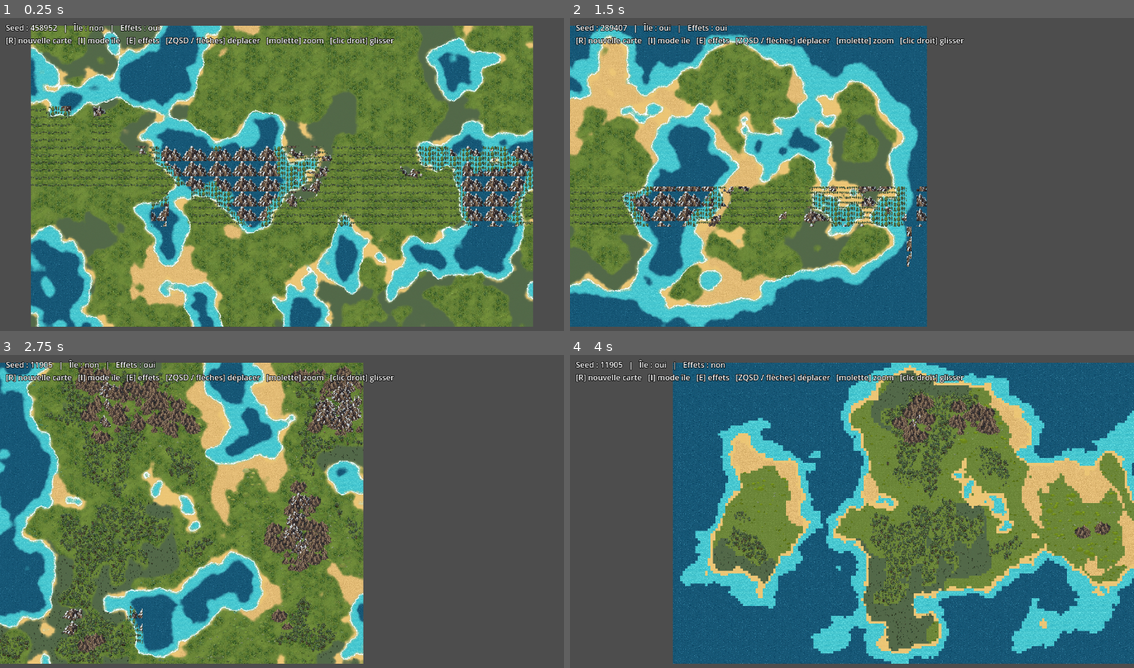
Above: before the commit, frames 1-4 (two rows, left to right).
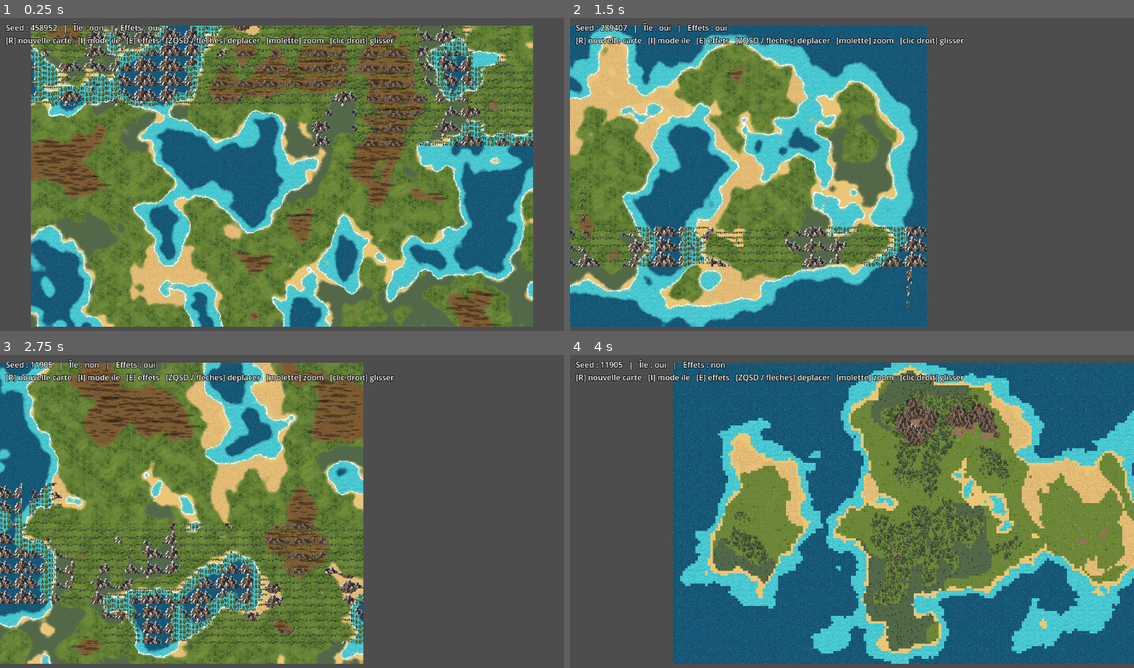
Above: after the commit, the same moments.

Repository: Poissecaille/Eden
Game: Godot game, scene res://main.tscn
Two runs of this game, one before a commit and one after it. Both use one fixed random seed, a clock stepped at 60 frames per second and the inputs below.
Inputs (mouse positions are in pixels of both pictures, inside the frame that each line leads up to):
- Up to frame 1 (0.25 s): no input
- Up to frame 2 (1.5 s): tap Enter at 0.5 s; move the mouse to (976, 161) at 0.52 s; hold D 0.53-1.25 s; tap R at 0.6 s; click (976, 161) at 0.67 s; tap I at 0.8 s; drag from (739, 193) to (823, 240) at 1.27 s
- Up to frame 3 (2.75 s): tap Space at 2 s; move the mouse to (338, 442) at 2.02 s; hold D from 2.03 s (still down); tap R at 2.1 s; click (338, 442) at 2.17 s; tap I at 2.3 s
- Up to frame 4 (4 s): release D at 2.75 s; drag from (823, 577) to (682, 464) at 2.77 s; tap Enter at 3.5 s; move the mouse to (1021, 561) at 3.52 s; hold A from 3.53 s (still down); tap E at 3.6 s; click (1021, 561) at 3.67 s; tap I at 3.8 s

The runs differ from the first frame. In frame 1, 26% of the frame differs, in the area x 5-95%, y 2-99%; in frame 2, 7.2%; in frame 3, 20%; in frame 4, 1.7%.

Commit message:
rocky shading and surface

Diff:
--- a/main.tscn
+++ b/main.tscn
@@ -118,10 +118,19 @@
 max_height = 0.88
 min_moisture = 0.0
 max_moisture = 1.01
-ground_biome = SubResource("Biome_plain")
-props = Array[int]([35, 35, 36, 36, 37])
+source_id = 4
+atlas_coords = Vector2i(0, 0)
+pattern_size = Vector2i(10, 6)
+extra_variants = Array[Vector2i]([Vector2i(10, 0), Vector2i(0, 6), Vector2i(10, 6)])
+props = Array[int]([35, 35, 36, 36])
 prop_density = 0.3
 prop_spacing = 0.35
+prop_spill_any = true
+ground_props = Array[int]([37])
+ground_prop_density = 0.3
+fringe_props = Array[int]([15, 16, 17, 18, 19, 20, 21, 22, 23, 24, 25, 31, 32, 33, 34])
+fringe_density = 0.6
+fringe_radius = 3
 
 [sub_resource type="Resource" id="Biome_snow"]
 script = ExtResource("3_biome")
@@ -130,10 +139,19 @@
 max_height = 1.01
 min_moisture = 0.0
 max_moisture = 1.01
-ground_biome = SubResource("Biome_plain")
-props = Array[int]([38, 38, 39, 39, 40])
+source_id = 4
+atlas_coords = Vector2i(0, 0)
+pattern_size = Vector2i(10, 6)
+extra_variants = Array[Vector2i]([Vector2i(10, 0), Vector2i(0, 6), Vector2i(10, 6)])
+props = Array[int]([38, 38, 39, 39])
 prop_density = 0.3
 prop_spacing = 0.4
+prop_spill_any = true
+ground_props = Array[int]([40])
+ground_prop_density = 0.3
+fringe_props = Array[int]([15, 16, 17, 18, 19, 20, 21, 22, 23, 24, 25, 31, 32, 33, 34])
+fringe_density = 0.6
+fringe_radius = 3
 
 [node name="World" type="Node2D" node_paths=PackedStringArray("ground", "info_label", "props")]
 script = ExtResource("1_world")
@@ -142,6 +160,7 @@
 props = NodePath("Props")
 foam_sea_biomes = Array[ExtResource("3_biome")]([SubResource("Biome_deep_water"), SubResource("Biome_water")])
 foam_strip = ExtResource("8_foam")
+foothill_biomes = Array[ExtResource("3_biome")]([SubResource("Biome_mountain"), SubResource("Biome_snow")])
 tile_size = 64
 biomes = Array[ExtResource("3_biome")]([SubResource("Biome_deep_water"), SubResource("Biome_water"), SubResource("Biome …(209 unchanged characters)…
 
@@ -153,7 +172,8 @@
 material = SubResource("PropsMaterial")
 script = ExtResource("5_props")
 texture = ExtResource("6_props_tex")
-regions = Array[Rect2i]([Rect2i(0, 0, 36, 43), Rect2i(38, 0, …(303 unchanged characters)…  Rect2i(843, 0, 48, 82), Rect2i(0, 148, 190, 128), Rect2i(192, 148, 140, 87), Rect2i(334, 148, 56, 30), Rect2i(392, 148, 98, 52), Rect2i(492, 148, 127, 64), Rect2i(621, 148, 138, 73), Rect2i(761, 148, 112, 62), Rect2i(875, 148, 116, 63), Rect2i(0, 278, 122, 70), Rect2i(124, 278, 127, 57), Rect2i(253, 278, 99, 50), Rect2i(354, 278, 92, 44), Rect2i(448, …(618 unchanged characters)…
+regions = Array[Rect2i]([Rect2i(0, 0, 36, 43), Rect2i(38, 0, …(303 unchanged characters)…  Rect2i(843, 0, 48, 82), Rect2i(0, 148, 64, 43), Rect2i(192, 148, 64, 40), Rect2i(334, 148, 56, 30), Rect2i(392, 148, 64, 34), Rect2i(492, 148, 64, 32), Rect2i(621, 148, 64, 34), Rect2i(761, 148, 64, 35), Rect2i(875, 148, 64, 35), Rect2i(0, 278, 64, 37), Rect2i(124, 278, 64, 29), Rect2i(253, 278, 64, 32), Rect2i(354, 278, 92, 44), Rect2i(448, …(618 unchanged characters)…
+shadowed = Array[int]([35, 36, 37, 38, 39, 40])
 ground_tinted = Array[int]([15, 16, 17, 18, 19, 20, 21, 22, 23, 24, 25, 26, 27, 28, 29, 30])
 
 [node name="Camera2D" type="Camera2D" parent="." node_paths=PackedStringArray("world")]
--- a/world/assets/terrain_tileset.tres
+++ b/world/assets/terrain_tileset.tres
@@ -1,9 +1,10 @@
-[gd_resource type="TileSet" load_steps=9 format=3 uid="uid://w603m8fnkfl7"]
+[gd_resource type="TileSet" load_steps=11 format=3 uid="uid://w603m8fnkfl7"]
 
 [ext_resource type="Texture2D" uid="uid://ni1ix6u0clyu" path="res://world/assets/grass_atlas.png" id="1_tex"]
 [ext_resource type="Texture2D" path="res://world/assets/desert_atlas.png" id="2_desert"]
 [ext_resource type="Texture2D" path="res://world/assets/swamp_atlas.png" id="3_swamp"]
 [ext_resource type="Texture2D" path="res://world/assets/water_atlas.png" id="4_water"]
+[ext_resource type="Texture2D" path="res://world/assets/rocky_atlas.png" id="5_rocky"]
 
 [sub_resource type="TileSetAtlasSource" id="TileSetAtlasSource_grass"]
 texture = ExtResource("1_tex")
@@ -1881,9 +1882,254 @@
 18:29/0 = 0
 19:29/0 = 0
 
+[sub_resource type="TileSetAtlasSource" id="TileSetAtlasSource_rocky"]
+texture = ExtResource("5_rocky")
+texture_region_size = Vector2i(64, 64)
+0:0/0 = 0
+1:0/0 = 0
+2:0/0 = 0
+3:0/0 = 0
+4:0/0 = 0
+5:0/0 = 0
+6:0/0 = 0
+7:0/0 = 0
+8:0/0 = 0
+9:0/0 = 0
+10:0/0 = 0
+11:0/0 = 0
+12:0/0 = 0
+13:0/0 = 0
+14:0/0 = 0
+15:0/0 = 0
+16:0/0 = 0
+17:0/0 = 0
+18:0/0 = 0
+19:0/0 = 0
+0:1/0 = 0
+1:1/0 = 0
+2:1/0 = 0
+3:1/0 = 0
+4:1/0 = 0
+5:1/0 = 0
+6:1/0 = 0
+7:1/0 = 0
+8:1/0 = 0
+9:1/0 = 0
+10:1/0 = 0
+11:1/0 = 0
+12:1/0 = 0
+13:1/0 = 0
+14:1/0 = 0
+15:1/0 = 0
+16:1/0 = 0
+17:1/0 = 0
+18:1/0 = 0
+19:1/0 = 0
+0:2/0 = 0
+1:2/0 = 0
+2:2/0 = 0
+3:2/0 = 0
+4:2/0 = 0
+5:2/0 = 0
+6:2/0 = 0
+7:2/0 = 0
+8:2/0 = 0
+9:2/0 = 0
+10:2/0 = 0
+11:2/0 = 0
+12:2/0 = 0
+13:2/0 = 0
+14:2/0 = 0
+15:2/0 = 0
+16:2/0 = 0
+17:2/0 = 0
+18:2/0 = 0
+19:2/0 = 0
+0:3/0 = 0
+1:3/0 = 0
+2:3/0 = 0
+3:3/0 = 0
+4:3/0 = 0
+5:3/0 = 0
+6:3/0 = 0
+7:3/0 = 0
+8:3/0 = 0
+9:3/0 = 0
+10:3/0 = 0
+11:3/0 = 0
+12:3/0 = 0
+13:3/0 = 0
+14:3/0 = 0
+15:3/0 = 0
+16:3/0 = 0
+17:3/0 = 0
+18:3/0 = 0
+19:3/0 = 0
+0:4/0 = 0
+1:4/0 = 0
+2:4/0 = 0
+3:4/0 = 0
+4:4/0 = 0
+5:4/0 = 0
+6:4/0 = 0
+7:4/0 = 0
+8:4/0 = 0
+9:4/0 = 0
+10:4/0 = 0
+11:4/0 = 0
+12:4/0 = 0
+13:4/0 = 0
+14:4/0 = 0
+15:4/0 = 0
+16:4/0 = 0
+17:4/0 = 0
+18:4/0 = 0
+19:4/0 = 0
+0:5/0 = 0
+1:5/0 = 0
+2:5/0 = 0
+3:5/0 = 0
+4:5/0 = 0
+5:5/0 = 0
+6:5/0 = 0
+7:5/0 = 0
+8:5/0 = 0
+9:5/0 = 0
+10:5/0 = 0
+11:5/0 = 0
+12:5/0 = 0
+13:5/0 = 0
+14:5/0 = 0
+15:5/0 = 0
+16:5/0 = 0
+17:5/0 = 0
+18:5/0 = 0
+19:5/0 = 0
+0:6/0 = 0
+1:6/0 = 0
+2:6/0 = 0
+3:6/0 = 0
+4:6/0 = 0
+5:6/0 = 0
+6:6/0 = 0
+7:6/0 = 0
+8:6/0 = 0
+9:6/0 = 0
+10:6/0 = 0
+11:6/0 = 0
+12:6/0 = 0
+13:6/0 = 0
+14:6/0 = 0
+15:6/0 = 0
+16:6/0 = 0
+17:6/0 = 0
+18:6/0 = 0
+19:6/0 = 0
+0:7/0 = 0
+1:7/0 = 0
+2:7/0 = 0
+3:7/0 = 0
+4:7/0 = 0
+5:7/0 = 0
+6:7/0 = 0
+7:7/0 = 0
+8:7/0 = 0
+9:7/0 = 0
+10:7/0 = 0
+11:7/0 = 0
+12:7/0 = 0
+13:7/0 = 0
+14:7/0 = 0
+15:7/0 = 0
+16:7/0 = 0
+17:7/0 = 0
+18:7/0 = 0
+19:7/0 = 0
+0:8/0 = 0
+1:8/0 = 0
+2:8/0 = 0
+3:8/0 = 0
+4:8/0 = 0
+5:8/0 = 0
+6:8/0 = 0
+7:8/0 = 0
+8:8/0 = 0
+9:8/0 = 0
+10:8/0 = 0
+11:8/0 = 0
+12:8/0 = 0
+13:8/0 = 0
+14:8/0 = 0
+15:8/0 = 0
+16:8/0 = 0
+17:8/0 = 0
+18:8/0 = 0
+19:8/0 = 0
+0:9/0 = 0
+1:9/0 = 0
+2:9/0 = 0
+3:9/0 = 0
+4:9/0 = 0
+5:9/0 = 0
+6:9/0 = 0
+7:9/0 = 0
+8:9/0 = 0
+9:9/0 = 0
+10:9/0 = 0
+11:9/0 = 0
+12:9/0 = 0
+13:9/0 = 0
+14:9/0 = 0
+15:9/0 = 0
+16:9/0 = 0
+17:9/0 = 0
+18:9/0 = 0
+19:9/0 = 0
+0:10/0 = 0
+1:10/0 = 0
+2:10/0 = 0
+3:10/0 = 0
+4:10/0 = 0
+5:10/0 = 0
+6:10/0 = 0
+7:10/0 = 0
+8:10/0 = 0
+9:10/0 = 0
+10:10/0 = 0
+11:10/0 = 0
+12:10/0 = 0
+13:10/0 = 0
+14:10/0 = 0
+15:10/0 = 0
+16:10/0 = 0
+17:10/0 = 0
+18:10/0 = 0
+19:10/0 = 0
+0:11/0 = 0
+1:11/0 = 0
+2:11/0 = 0
+3:11/0 = 0
+4:11/0 = 0
+5:11/0 = 0
+6:11/0 = 0
+7:11/0 = 0
+8:11/0 = 0
+9:11/0 = 0
+10:11/0 = 0
+11:11/0 = 0
+12:11/0 = 0
+13:11/0 = 0
+14:11/0 = 0
+15:11/0 = 0
+16:11/0 = 0
+17:11/0 = 0
+18:11/0 = 0
+19:11/0 = 0
+
 [resource]
 tile_size = Vector2i(64, 64)
 sources/0 = SubResource("TileSetAtlasSource_grass")
 sources/1 = SubResource("TileSetAtlasSource_desert")
 sources/2 = SubResource("TileSetAtlasSource_swamp")
 sources/3 = SubResource("TileSetAtlasSource_water")
+sources/4 = SubResource("TileSetAtlasSource_rocky")
--- a/world/biome.gd
+++ b/world/biome.gd
@@ -27,6 +27,8 @@
 #            chaque texture n'occupe que 5 x 2 tuiles (pattern_size = (5, 2)) en haut de son bloc.
 # Source 2 = swamp_atlas.png : même disposition que la source 1, à partir de sources/swamp_sheet.jpg.
 # Source 3 = water_atlas.png : même disposition que la source 1, à partir de sources/water_sheet.jpg.
+# Source 4 = rocky_atlas.png : 4 blocs de 10 x 6 tuiles (pattern_size = (10, 6)) assemblés à partir
+#            de sources/rocky_sheet.jpg ; base (0, 0), variantes (10, 0), (0, 6), (10, 6).
 ## Id de la source d'atlas (l'image) dans la TileSet où se trouve la texture du biome.
 @export var source_id := 0
 ## Coin haut-gauche du bloc de texture dans l'atlas ; (-1, -1) = pas de texture, couleur unie.
@@ -54,6 +56,27 @@
 ## (0 = aucun écart imposé, 1 = côte à côte, 0.7 = ils se chevauchent d'environ 30 %).
 ## Évite que de gros objets s'empilent en paquets ; `prop_density` devient alors un maximum.
 @export_range(0.0, 1.5) var prop_spacing := 0.0
+## Si coché, quelques objets débordent aussi sur les biomes voisins (sauf l'eau), et pas
+## seulement sur `ground_biome` : utile pour les montagnes, qui ont leur propre sol rocheux
+## mais doivent recouvrir son pourtour.
+@export var prop_spill_any := false
+
+# --- Objets du sol : petits objets semés sur les cases du biome, indépendamment des objets
+# principaux (ex. rochers sur le sol rocheux, entre les montagnes) ---
+## Numéros des objets du sol (vide = aucun).
+@export var ground_props: Array[int] = []
+## Nombre moyen d'objets du sol par case.
+@export_range(0.0, 2.0) var ground_prop_density := 0.0
+
+# --- Contreforts : petits objets posés en ceinture autour du biome (ex. buttes et rochers
+# au pied des montagnes), pour qu'il ne repose pas brutalement sur ses voisins ---
+## Numéros des objets de la ceinture (vide = pas de ceinture).
+@export var fringe_props: Array[int] = []
+## Nombre moyen d'objets par case juste au bord du biome ; la densité baisse jusqu'à zéro
+## à `fringe_radius` cases.
+@export_range(0.0, 2.0) var fringe_density := 0.0
+## Largeur de la ceinture, en cases.
+@export_range(1, 6) var fringe_radius := 3
 
 
 # Vrai si une case avec cette élévation et cette humidité appartient à ce biome.
--- a/world/prop_scatter.gd
+++ b/world/prop_scatter.gd
@@ -14,11 +14,35 @@
 # Nécessite le shader prop_ground_tint.gdshader sur ce nœud.
 @export var ground_tinted: Array[int] = []
 
+# Numéros des objets qui projettent une ombre au sol (montagnes) : leur propre silhouette,
+# en noir transparent, retournée et aplatie au sol, qui les « pose » sur le sol.
+@export var shadowed: Array[int] = []
+
 # Couleur de modulation qui signale au shader un objet teinté (canal bleu = TINT_FLAG du shader).
 const TINT_MODULATE := Color(1.0, 1.0, 0.5)
+# Ombre au sol : la silhouette du sprite est retournée sous son pied (les sommets pointent
+# vers le bas de l'écran) et aplatie à SHADOW_SQUASH de sa hauteur ; SHADOW_SKEW l'incline
+# vers la droite (lumière venant du haut à gauche).
+const SHADOW_SQUASH := 0.26
+const SHADOW_SKEW := -0.5
+# L'ombre part un peu au-dessus du pied (en fraction de la hauteur du sprite), sous la roche :
+# la base des montagnes est irrégulière, l'ombre doit en sortir collée, sans liseré d'herbe.
+const SHADOW_RISE := 0.22
+# Bord doux : la silhouette est dessinée plusieurs fois, légèrement décalée, peu opaque.
+const SHADOW_COPIES: Array[Vector2] = [Vector2(0, 0), Vector2(-3, 0), Vector2(3, 0), Vector2(0, -3)]
+const SHADOW_COLOR := Color(0.0, 0.0, 0.0, 0.09)
 
 # Objets à dessiner : [pied de l'objet (Vector2), index dans `regions`, retourné (bool)].
 var _props: Array = []
+# Élément de dessin des ombres, enfant de ce nœud et dessiné derrière lui. Il n'a pas le
+# shader de teinte de ce nœud (qui teinterait aussi les ombres).
+var _shadow_item := RID()
+
+
+func _exit_tree() -> void:
+	if _shadow_item.is_valid():
+		RenderingServer.free_rid(_shadow_item)
+		_shadow_item = RID()
 
 
 ## Remplace la liste des objets puis redessine.
@@ -26,7 +50,35 @@
 	_props = props
 	# Tri par hauteur du pied : ceux du dessus d'abord, ceux du bas par-dessus.
 	_props.sort_custom(func(a, b): return a[0].y < b[0].y)
+	_draw_shadows()
 	queue_redraw()
+
+
+# Dessine l'ombre au sol de chaque objet de `shadowed`, sous tous les objets.
+func _draw_shadows() -> void:
+	if not _shadow_item.is_valid():
+		_shadow_item = RenderingServer.canvas_item_create()
+		RenderingServer.canvas_item_set_parent(_shadow_item, get_canvas_item())
+		RenderingServer.canvas_item_set_draw_behind_parent(_shadow_item, true)
+	RenderingServer.canvas_item_clear(_shadow_item)
+	for prop in _props:
+		if not prop[1] in shadowed:
+			continue
+		var foot: Vector2 = prop[0]
+		var region: Rect2i = regions[prop[1]]
+		var size := Vector2(region.size)
+		# Repère de l'ombre : origine au pied, axe vertical retourné et aplati, incliné.
+		RenderingServer.canvas_item_add_set_transform(_shadow_item,
+				Transform2D(0.0, Vector2(1.0, -SHADOW_SQUASH), SHADOW_SKEW,
+						foot - Vector2(0.0, size.y * SHADOW_RISE)))
+		for offset in SHADOW_COPIES:
+			# Même rectangle que dans _draw() (retourné si l'objet l'est), autour du pied.
+			var rect := Rect2(offset - Vector2(size.x / 2.0, size.y), size)
+			if prop[2]:
+				rect.size.x = -size.x
+			RenderingServer.canvas_item_add_texture_rect_region(_shadow_item, rect,
+					texture.get_rid(), Rect2(region), SHADOW_COLOR)
+	RenderingServer.canvas_item_add_set_transform(_shadow_item, Transform2D.IDENTITY)
 
 
 func _draw() -> void:
--- /dev/null
+++ b/world/shaders/foothill_tint.gdshader
@@ -0,0 +1,43 @@
+shader_type canvas_item;
+// Teinte du sol au pied des montagnes : l'herbe s'assombrit et jaunit en approchant des
+// massifs (altitude, sol plus sec, ombre des reliefs), au lieu de rester vert vif jusqu'au
+// pied des sprites.
+// Appliqué au nœud "Foothills" (un rectangle couvrant la carte) créé par world_generator.gd.
+// Mode « multiplier » : la couleur du rectangle multiplie ce qui est déjà dessiné (le sol).
+render_mode blend_mul;
+
+#include "res://world/shaders/noise.gdshaderinc"
+
+// --- Paramètres, envoyés par world_generator.gd ---
+// Masque des montagnes, 1 pixel par case, flouté sur plusieurs cases (1 = montagne).
+uniform sampler2D mask : filter_linear;
+// Poids de la mer (même texture que pour l'écume) : l'eau n'est pas teintée.
+uniform sampler2D sea_weight : filter_linear;
+// Taille de la carte en pixels.
+uniform vec2 map_pixels = vec2(1.0);
+// Couleur multipliée au plus près des montagnes (blanc = aucun effet).
+uniform vec4 tint : source_color = vec4(0.86, 0.8, 0.62, 1.0);
+// Irrégularité du bord de la zone teintée.
+uniform vec2 noise_offset = vec2(0.0);
+uniform float noise_scale = 0.01;
+
+// fbm reste surtout entre 0.35 et 0.65 : ce facteur ramène (fbm - 0.5) vers -1..1.
+const float NOISE_GAIN = 6.0;
+// Part du masque déplacée par le bruit (bord plus ou moins avancé selon l'endroit).
+const float NOISE_AMOUNT = 0.15;
+
+varying vec2 world_pos;
+
+void vertex() {
+	world_pos = (MODEL_MATRIX * vec4(VERTEX, 0.0, 1.0)).xy;
+}
+
+void fragment() {
+	vec2 uv = world_pos / map_pixels;
+	float m = texture(mask, uv).r;
+	float n = (fbm(world_pos * noise_scale + noise_offset) - 0.5) * NOISE_GAIN;
+	float k = smoothstep(0.0, 0.85, m + n * NOISE_AMOUNT);
+	// Pas de teinte sur l'eau.
+	k *= 1.0 - smoothstep(0.3, 0.7, texture(sea_weight, uv).r);
+	COLOR = mix(vec4(1.0), tint, k);
+}
--- a/world/world_generator.gd
+++ b/world/world_generator.gd
@@ -27,6 +27,8 @@
 const EDGE_SHADER := preload("res://world/shaders/edge_blend.gdshader")
 # Shader qui dessine l'écume le long des côtes (nœud "Foam").
 const FOAM_SHADER := preload("res://world/shaders/shore_foam.gdshader")
+# Shader qui teinte le sol au pied des montagnes (nœud "Foothills").
+const FOOTHILL_SHADER := preload("res://world/shaders/foothill_tint.gdshader")
 
 # Les graines aléatoires sont tirées entre 0 et cette valeur (exclue).
 const MAX_SEED := 1_000_000
@@ -51,6 +53,10 @@
 # à apparaître / atteignent leur pleine densité : de rares objets débordent sur le bord.
 const PROP_MASK_START := 0.3
 const PROP_MASK_FULL := 0.8
+# Écart minimal entre deux objets d'une ceinture de contreforts (voir Biome.prop_spacing).
+const FRINGE_SPACING := 0.6
+# Écart minimal entre deux objets du sol (voir Biome.ground_props) : réparti régulièrement.
+const GROUND_PROP_SPACING := 1.5
 # Distance (en cases) autour d'une frontière entre sols texturés où les couches de fondu
 # sont posées : doit couvrir la largeur du fondu (1 case) plus les ondulations.
 const EDGE_RADIUS := 2
@@ -126,6 +132,14 @@
 ## Profil de l'écume (dentelle puis ligne blanche), voir shore_foam.gdshader.
 @export var foam_strip: Texture2D
 
+@export_group("Pied des montagnes")
+## Biomes au pied desquels le sol est teinté (liste vide = pas de teinte).
+@export var foothill_biomes: Array[Biome] = []
+## Couleur multipliée au sol au plus près des massifs (blanc = aucun effet).
+@export var foothill_color := Color(0.86, 0.8, 0.62)
+## Distance (en cases, environ) sur laquelle la teinte s'estompe.
+@export_range(0, 6) var foothill_spread := 3
+
 @export_group("Éditeur")
 ## Coche pour générer un aperçu directement dans l'éditeur.
 @export var generate_now := false:
@@ -160,6 +174,10 @@
 var _props_material: Material
 # Vrai si la dernière génération a de l'écume à dessiner (voir _paint_foam).
 var _foam_active := false
+# Poids additionnés des sols d'eau (1 pixel par case), calculés par _paint_foam.
+var _sea_weight: Image
+# Vrai si la dernière génération a une teinte au pied des montagnes (voir _paint_foothills).
+var _foothills_active := false
 
 
 # Au lancement du jeu : tire une graine si demandé, puis génère la carte.
@@ -262,6 +280,8 @@
 
 	# --- Étape 6 : écume des côtes, au-dessus des fondus ---
 	_paint_foam(next_index)
+	# Teinte du sol au pied des montagnes, placée juste sous l'écume.
+	_paint_foothills(next_index)
 
 	# --- Étape 7 : les objets du décor, posés par-dessus ---
 	_place_props()
@@ -272,8 +292,9 @@
 
 
 ## Montre ou cache tout ce qui passe par un shader, selon `effects_enabled` :
-## couches de variantes ("Variant<k>") et de fondus ("Edge…"), écume ("Foam"), et teinte des
-## objets selon le sol (matériau du nœud `props`). Sans effets, on voit les tuiles brutes.
+## couches de variantes ("Variant<k>") et de fondus ("Edge…"), écume ("Foam"), teinte au pied
+## des montagnes ("Foothills"), et teinte des objets selon le sol (matériau du nœud `props`).
+## Sans effets, on voit les tuiles brutes.
 func _apply_effects() -> void:
 	for child in get_children():
 		var child_name := String(child.name)
@@ -283,6 +304,9 @@
 	var foam := get_node_or_null("Foam") as CanvasItem
 	if foam:
 		foam.visible = effects_enabled and _foam_active
+	var foothills := get_node_or_null("Foothills") as CanvasItem
+	if foothills:
+		foothills.visible = effects_enabled and _foothills_active
 	if props:
 		if props.material:
 			_props_material = props.material
@@ -437,6 +461,7 @@
 		var is_sea := biomes[g] in foam_sea_biomes
 		has_sea = has_sea or is_sea
 		_add_image(sea if is_sea else land, _ground_weights[g])
+	_sea_weight = sea
 	_foam_active = has_sea and foam_strip != null
 	if not _foam_active:
 		if foam:
@@ -464,6 +489,53 @@
 	mat.set_shader_parameter("warp_amount", edge_warp)
 
 
+## Teinte du sol au pied des biomes de `foothill_biomes` (montagnes, neige) : un rectangle
+## "Foothills" couvrant la carte, placé à `index` dans l'arbre (au-dessus des fondus, sous
+## l'écume), dont le shader foothill_tint.gdshader multiplie le sol par `foothill_color`
+## près des massifs, de moins en moins sur `foothill_spread` cases.
+func _paint_foothills(index: int) -> void:
+	var rect := get_node_or_null("Foothills") as ColorRect
+	var mask := Image.create(map_size.x, map_size.y, false, Image.FORMAT_L8)
+	var any := false
+	for y in map_size.y:
+		for x in map_size.x:
+			if biomes[biome_map[y * map_size.x + x]] in foothill_biomes:
+				mask.set_pixel(x, y, Color.WHITE)
+				any = true
+	_foothills_active = any and foothill_spread > 0
+	if not _foothills_active:
+		if rect:
+			rect.visible = false
+		return
+	# Chaque flou étale le masque d'environ une case.
+	for i in foothill_spread:
+		mask = _blurred(mask)
+
+	if rect == null:
+		rect = ColorRect.new()
+		rect.name = "Foothills"
+		rect.mouse_filter = Control.MOUSE_FILTER_IGNORE
+		rect.material = ShaderMaterial.new()
+		rect.material.shader = FOOTHILL_SHADER
+		add_child(rect)
+	move_child(rect, index)
+	rect.visible = effects_enabled
+	rect.position = Vector2.ZERO
+	rect.size = Vector2(map_size * tile_size)
+	var sea := _sea_weight
+	if sea == null:
+		sea = Image.create(map_size.x, map_size.y, false, Image.FORMAT_L8)
+	var rng := RandomNumberGenerator.new()
+	rng.seed = world_seed + 3
+	var mat := rect.material as ShaderMaterial
+	mat.set_shader_parameter("mask", ImageTexture.create_from_image(mask))
+	mat.set_shader_parameter("sea_weight", ImageTexture.create_from_image(sea))
+	mat.set_shader_parameter("map_pixels", Vector2(map_size * tile_size))
+	mat.set_shader_parameter("tint", foothill_color)
+	mat.set_shader_parameter("noise_offset", Vector2(
+			rng.randf_range(0.0, NOISE_OFFSET_RANGE), rng.randf_range(0.0, NOISE_OFFSET_RANGE)))
+
+
 # Ajoute pixel par pixel l'image `extra` à `total` (même taille, valeurs plafonnées à 1).
 func _add_image(total: Image, extra: Image) -> void:
 	for y in total.get_height():
@@ -532,12 +604,97 @@
 						if cx < 0 or cy < 0 or cx >= map_size.x or cy >= map_size.y:
 							continue
 						var nb := biome_map[cy * map_size.x + cx]
-						if nb == b or nb == ground_index:
+						if nb == b or nb == ground_index \
+								or (biome.prop_spill_any and not biomes[nb] in foam_sea_biomes):
 							covered[Vector2i(cx, cy)] = true
 		_scatter_props(covered, _blurred(mask), biome, rng, prop_list)
 
+	# Objets du sol : semés sur les seules cases du biome, avec leur propre densité et un
+	# écart régulier (rochers sur le sol rocheux…).
+	for b in biomes.size():
+		var biome := biomes[b]
+		if biome.ground_prop_density <= 0.0 or biome.ground_props.is_empty():
+			continue
+		var mask := Image.create(map_size.x, map_size.y, false, Image.FORMAT_L8)
+		var cells := {}
+		for y in map_size.y:
+			for x in map_size.x:
+				if biome_map[y * map_size.x + x] == b:
+					mask.set_pixel(x, y, Color.WHITE)
+					cells[Vector2i(x, y)] = true
+		# Copie du biome dont les objets principaux sont remplacés par les objets du sol,
+		# pour réutiliser _scatter_props.
+		var ground_biome_props := biome.duplicate() as Biome
+		ground_biome_props.props = biome.ground_props
+		ground_biome_props.prop_density = biome.ground_prop_density
+		ground_biome_props.prop_spacing = GROUND_PROP_SPACING
+		_scatter_props(cells, _blurred(mask), ground_biome_props, rng, prop_list)
+
+	# Contreforts : ceinture de petits objets autour des biomes qui en ont (montagnes…).
+	for b in biomes.size():
+		if biomes[b].fringe_density > 0.0 and not biomes[b].fringe_props.is_empty():
+			_scatter_fringe(b, rng, prop_list)
+
 	if props:
 		props.set_props(prop_list)
+
+
+# Pose la ceinture d'objets `fringe_props` du biome n° `b` sur les cases à moins de
+# `fringe_radius` cases de lui : dense au bord du biome, de plus en plus rare en s'éloignant.
+# Jamais dans l'eau (`foam_sea_biomes`) ni sur un biome qui a lui-même une ceinture (les
+# montagnes et la neige ne reçoivent pas les buttes l'une de l'autre).
+func _scatter_fringe(b: int, rng: RandomNumberGenerator, prop_list: Array) -> void:
+	var biome := biomes[b]
+	if props == null or props.regions.is_empty():
+		return
+	# Distance (en cases, diagonales comprises) au biome, calculée en partant de ses cases
+	# et en s'étendant d'une case à chaque tour.
+	var dist := {}
+	var front: Array[Vector2i] = []
+	for y in map_size.y:
+		for x in map_size.x:
+			if biome_map[y * map_size.x + x] == b:
+				front.append(Vector2i(x, y))
+	for d in range(1, biome.fringe_radius + 1):
+		var next: Array[Vector2i] = []
+		for cell in front:
+			for dy in range(-1, 2):
+				for dx in range(-1, 2):
+					var c := cell + Vector2i(dx, dy)
+					if c.x < 0 or c.y < 0 or c.x >= map_size.x or c.y >= map_size.y or dist.has(c):
+						continue
+					var other := biomes[biome_map[c.y * map_size.x + c.x]]
+					if other == biome or other in foam_sea_biomes or not other.fringe_props.is_empty():
+						continue
+					dist[c] = d
+					next.append(c)
+		front = next
+
+	# Même tirage que _scatter_props, avec un écart minimal entre objets de la ceinture.
+	var placed := {}
+	var widest := 0
+	for sprite in biome.fringe_props:
+		widest = maxi(widest, props.regions[sprite].size.x)
+	var reach := ceili(FRINGE_SPACING * widest / tile_size)
+	for cell: Vector2i in dist:
+		# 1 juste au bord, puis décroît jusqu'à 0 au-delà de fringe_radius.
+		var falloff := 1.0 - float(dist[cell] - 1) / biome.fringe_radius
+		var chance := biome.fringe_density * falloff / PROP_CANDIDATES_PER_CELL
+		for c in PROP_CANDIDATES_PER_CELL:
+			var spot := Vector2(cell) + Vector2(rng.randf(), rng.randf())
+			if rng.randf() >= chance:
+				continue
+			var sprite: int = biome.fringe_props[rng.randi() % biome.fringe_props.size()]
+			var foot := spot * tile_size
+			var width := props.regions[sprite].size.x
+			if not _prop_fits(foot, sprite) \
+					or _too_close(placed, foot, width, FRINGE_SPACING, reach):
+				continue
+			var key := Vector2i(spot)
+			if not placed.has(key):
+				placed[key] = []
+			placed[key].append([foot, width])
+			prop_list.append([foot, sprite, rng.randf() < 0.5])
 
 
 # Tire des emplacements d'objets dans les cases `covered` et les ajoute à `prop_list`.
Binary file changed: world/assets/props_atlas.png
Binary file added: world/assets/rocky_atlas.png
Not shown, added: world/assets/rocky_atlas.png.import
Binary file added: world/assets/sources/rocky_sheet.jpg
Not shown, added: world/assets/sources/rocky_sheet.jpg.import
